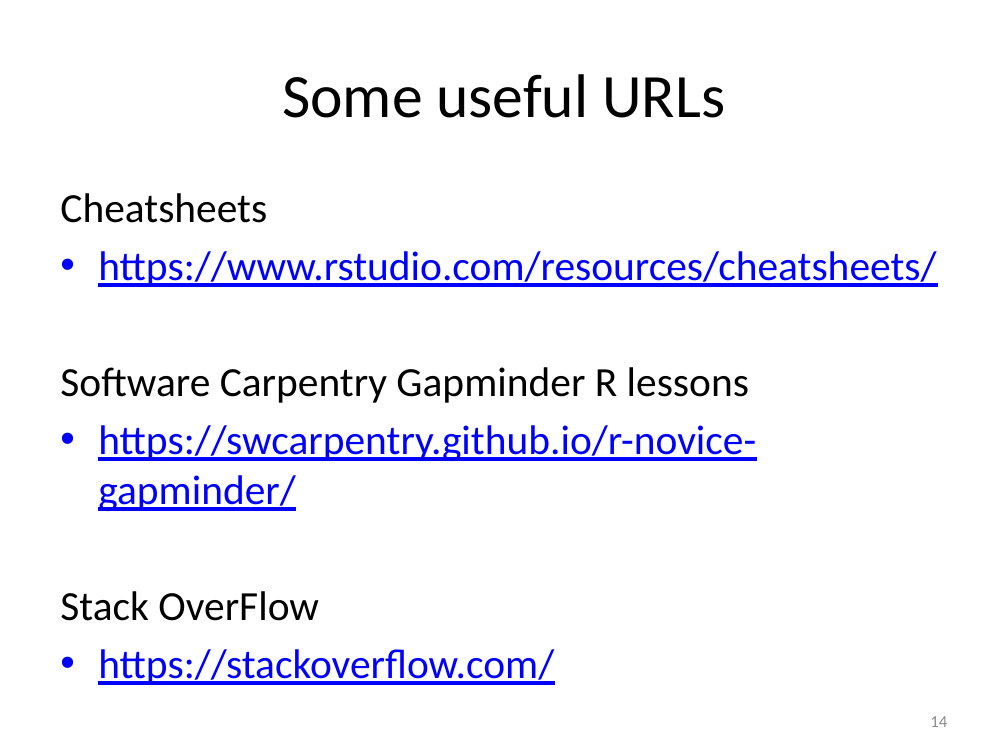
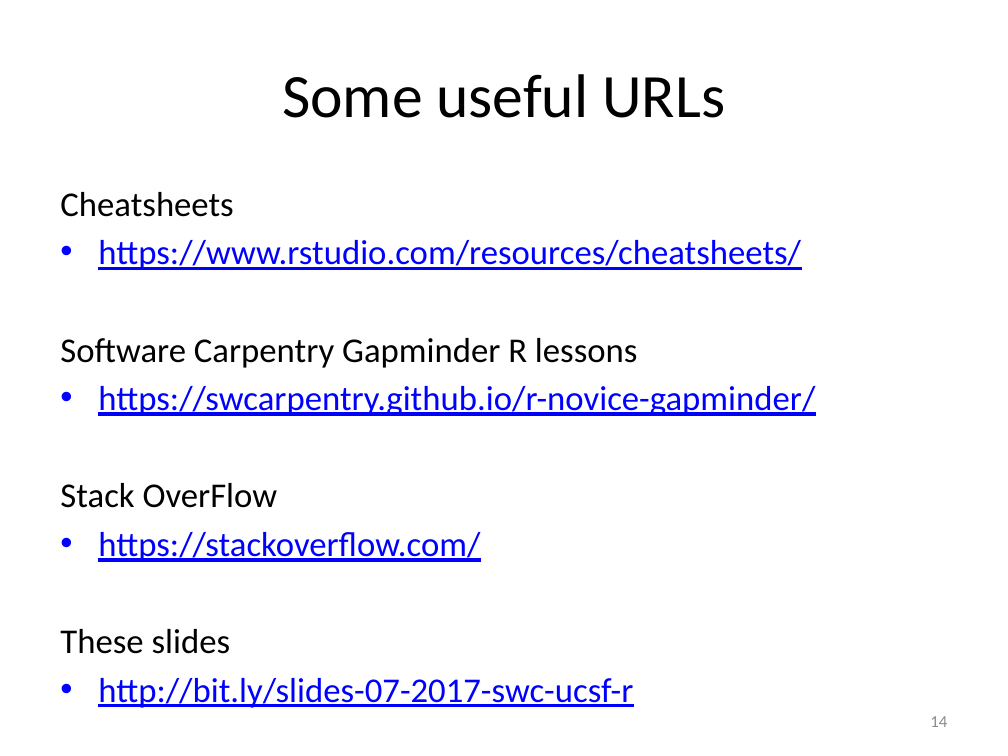
Before and after one commit to cjieming/2017-07-15-ucsf-r, a slide deck: slide 14 of swc 07 2017.pptx. Drawn at 1008x756 pixels with LibreOffice and Linux fonts; fonts in the diff are those of the drawing. Boxes give left, top, right and bottom in pixels: in the first picture for what was removed or moved away, otherwise in the second. Text is boxed around its words. In the diff, an @@ line names an element or a change of style, - is before the commit and + after.

```diff
--- a/swc 07 2017.pptx
+++ b/swc 07 2017.pptx
@@ text at (60,192,815,562): size 29.6 to 24.8 pt in "Cheatsheets", "https://www.rstudio.com/resources/cheatsheets/", "Software Carpentry Gapminder R lessons", "https://swcarpentry.github.io/r-novice-gapminder/" and 2 more places @@
@@ text at (60,629,633,708): paragraphs added @@
+These slides
+• http://bit.ly/slides-07-2017-swc-ucsf-r
```
